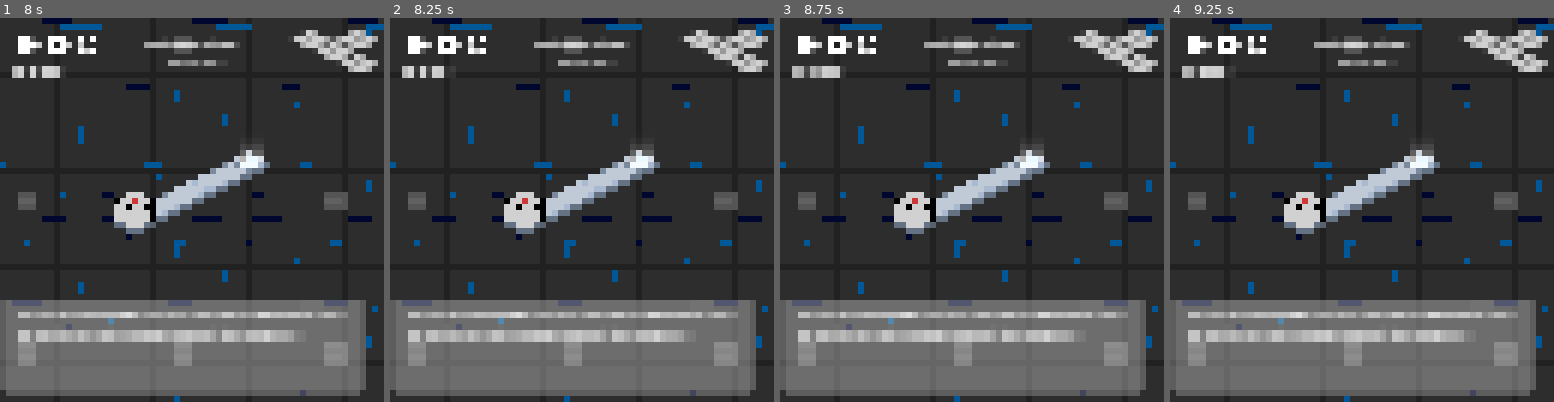
Above: before the commit, frames 1-4 (left to right).
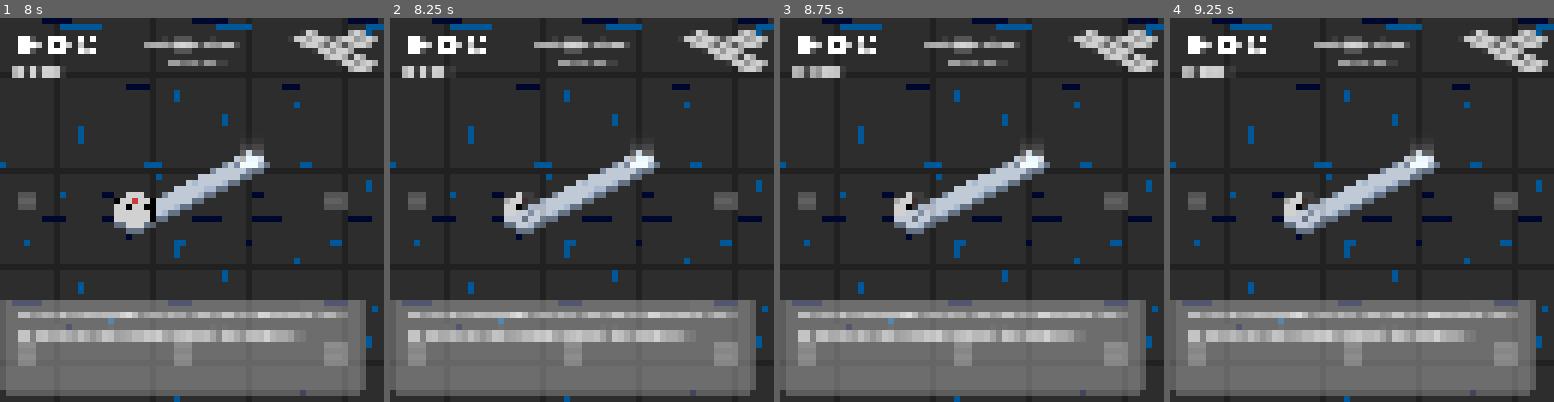
Above: after the commit, the same moments.

Repository: kdreese/gmtk-2022
Game: Godot game, scene res://src/states/menu.tscn
Two runs of this game, one before a commit and one after it. Both use one fixed random seed, a clock stepped at 60 frames per second and the inputs below.
Inputs (mouse positions are in pixels of both pictures, inside the frame that each line leads up to):
- Up to frame 1 (8 s): click "Play" at 0.5 s; click (88, 44) at 1.25 s; click (88, 44) at 2 s; click (88, 44) at 2.75 s; click (26, 44) at 3.5 s; click "Play" at 4.25 s; click (57, 44) at 5 s; click "Windowed" at 5.75 s; click "Show Speedrun Timer" at 6.5 s; click "Back" at 7.25 s
- Up to frame 2 (8.25 s): move the mouse to (524, 210) at 8.02 s; hold D (move_right) from 8.03 s (still down)
- Up to frame 3 (8.75 s): keep holding D (move_right)
- Up to frame 4 (9.25 s): release D (move_right) at 8.78 s; hold S (move_back) from 8.78 s (still down)

Frame 1 is identical in both runs. In frame 2, 0.4% of the frame differs, in the area x 29-41%, y 45-55%; in frame 3, 0.4%; in frame 4, 0.4%.

Commit message:
Fix die transparency

Diff:
--- a/resouces/die_mask_shader.gdshader
+++ b/resouces/die_mask_shader.gdshader
@@ -19,5 +19,5 @@
 			break;
 		}
 	}
-	COLOR = sample;
+	COLOR.rgb = sample.rgb;
 }
